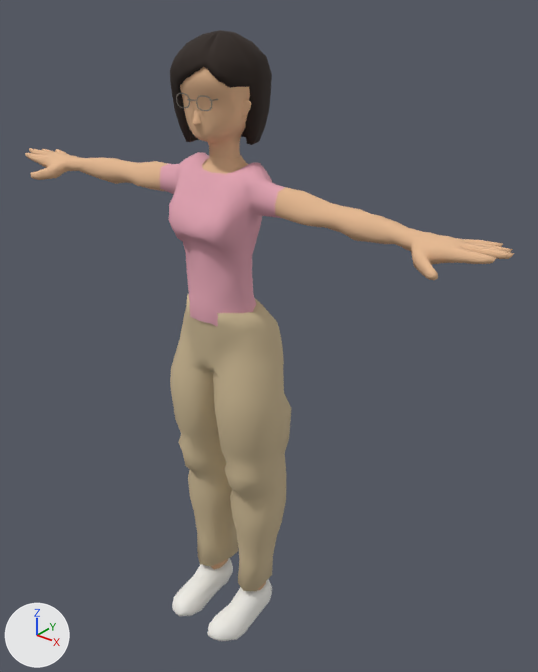
The glTF model web/public/assets/models/people/woman-pink.glb, before and after one commit.
Before and after are seen from a 50 mm camera at (1.2, -1.378, 1.768) aimed at (0.079, 0.022, 0.9). Lighting does not change. The marker at lower left points along +X, +Y and +Z. The older version comes first. Vertices at exactly the same position are counted once.

Before the edit, the objects in view are built like this:
```python
mat_skin = principled_material('Skin')
mat_skin.base_color = (0.791, 0.485, 0.283)  # beige #e6b991
mat_skin.roughness = 0.9
me_woman_pink_mesh = bpy.data.meshes.new('woman-pink-mesh')
me_woman_pink_mesh.from_pydata(...)  # 3611 vertices, 6858 faces; spans x -0.74..0.74, y -0.24..0.07, z -0.01..1.66
# faces by material slot: [488, 3684, 428, 706, 1482, 70]
me_woman_pink_mesh.materials.append(mat_white)  # pink #e7a7b6
me_woman_pink_mesh.materials.append(mat_skin)  # beige #e6b991
me_woman_pink_mesh.materials.append(mat_grey)  # white #f0eee8
me_woman_pink_mesh.materials.append(mat_orange)  # beige #cdb994
me_woman_pink_mesh.materials.append(mat_hair)  # black #2b1f18
me_woman_pink_mesh.materials.append(mat_glasses)  # grey #77736c
ob_woman_pink_mesh = bpy.data.objects.new('woman-pink-mesh', me_woman_pink_mesh)
ob_woman_pink_mesh.location = (0.0, 0.0, 0.0)
```
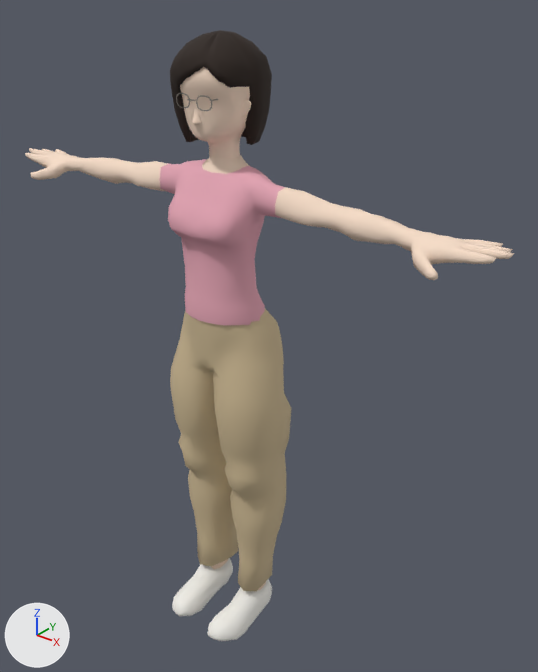
What differs and where, as boxes (x1, y1, x2, y2) in the pictures (538 x 672 px; the box of a moved part takes in the faces that stretch with it):
'woman-pink-mesh', recoloured, reshaped
    both: (25, 30, 514, 641)
part 1 of me_woman_pink_mesh, moved or reshaped
    before: (160, 67, 281, 326)
    after: (160, 67, 281, 325)

Edits to the bpy script that builds the scene:
```text
Change mat_skin:
    mat_skin.base_color: (0.791, 0.485, 0.283) -> (0.93, 0.723, 0.578)  # beige #e6b991 -> beige #f7ddc8
Change me_woman_pink_mesh:
    where me_woman_pink_mesh.from_pydata(...)  # 3611 vertices, 6858 faces; spans x -0.74..0.74, y -0.24..0.07, z -0.01..1.66
    used by ob_woman_pink_mesh; location = (0.0, 0.0, 0.0)
    me_woman_pink_mesh part 1: 285 of 3611 vertices moved; they spanned x -0.13..0.13, y -0.17..0.03, z 0.95..1.62 and now span x -0.14..0.14, y -0.17..0.03, z 0.98..1.62; mean shift (0.0, 0.0, 0.0); largest move (-0.05, -0.14, 1.59) -> (0.01, 0.03, 1.48)
```
